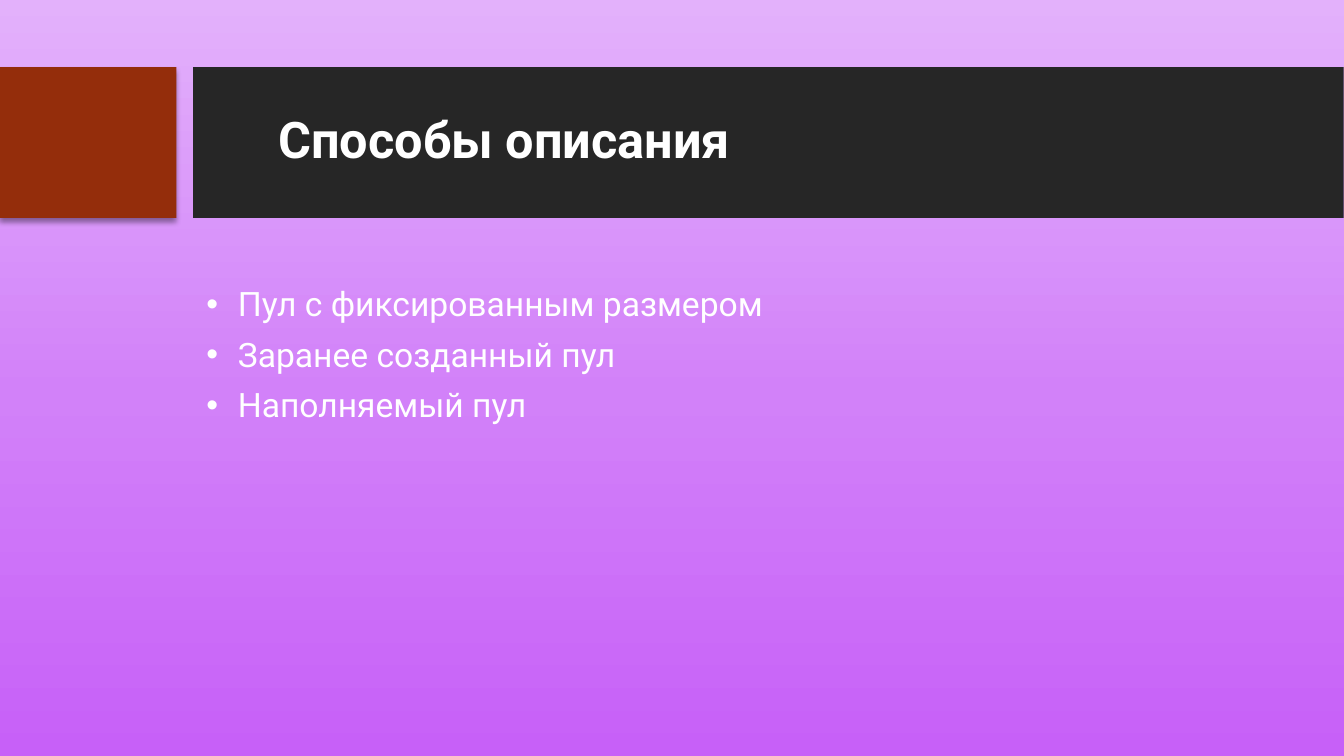
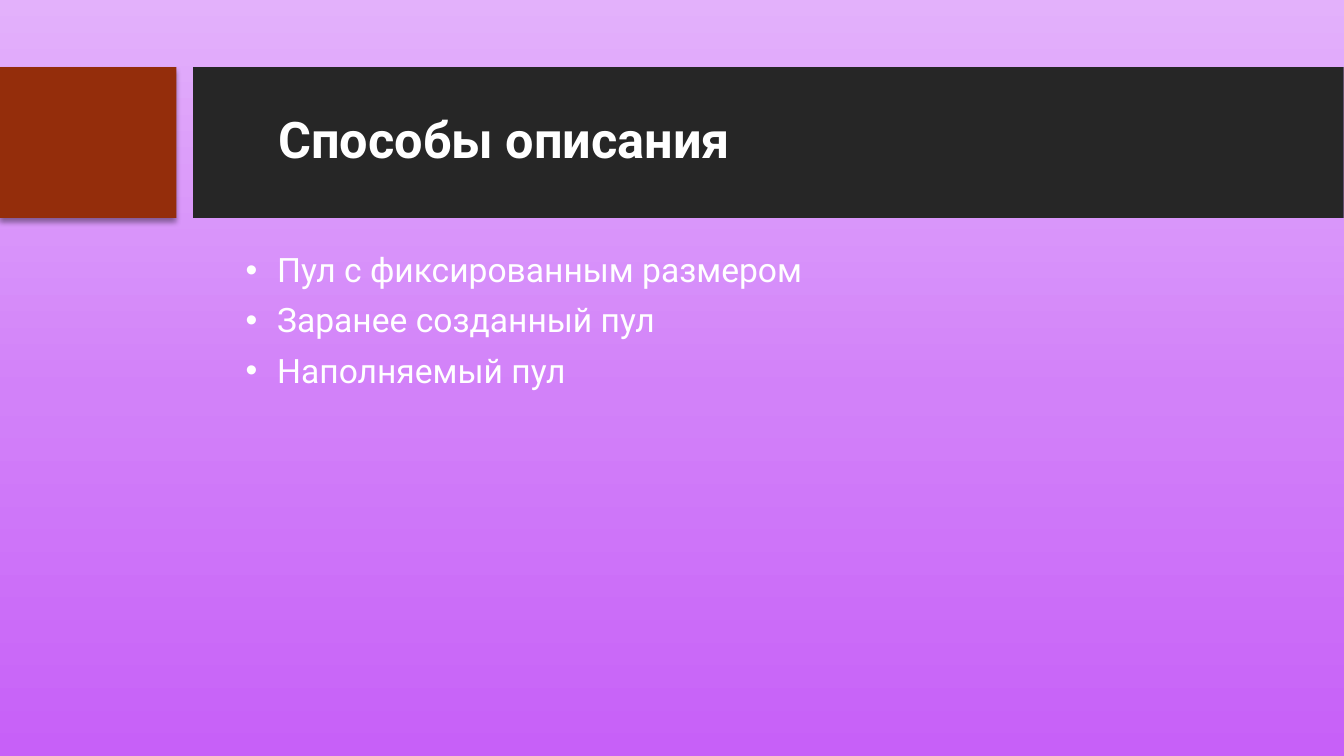
Before and after one commit to JacKira/OOP, a slide deck: slide 5 of ObjectPool.pptx. Drawn at 1344x756 pixels with LibreOffice and Linux fonts; fonts in the diff are those of the drawing; background and template pictures are left out. Boxes give left, top, right and bottom in pixels: in the first picture for what was removed or moved away, otherwise in the second. Text is boxed around its words. In the diff, an @@ line names an element or a change of style, - is before the commit and + after.

```diff
--- a/ObjectPool.pptx
+++ b/ObjectPool.pptx
@@ text "Пул с фиксированным размером": place and size @@
-text "Пул с фиксированным размером" at bbox=[238, 291, 763, 424]
+text "Пул с фиксированным размером" at bbox=[277, 257, 802, 390]
```
Also in this commit, not shown: 2 other slides changed.
